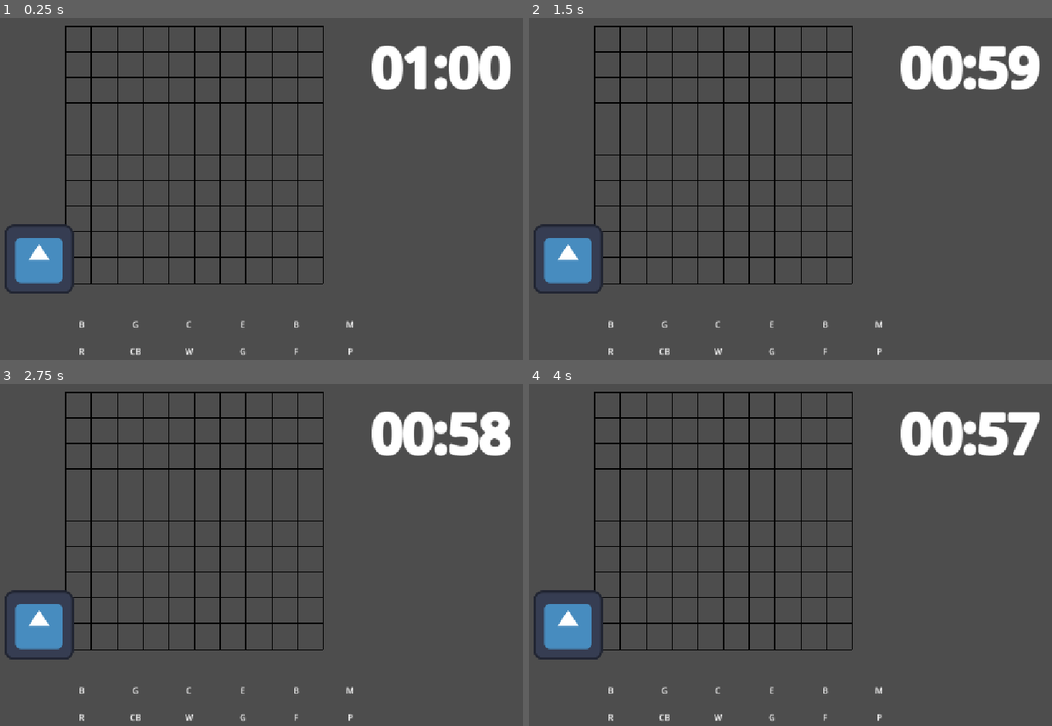
Above: before the commit, frames 1-4 (two rows, left to right).
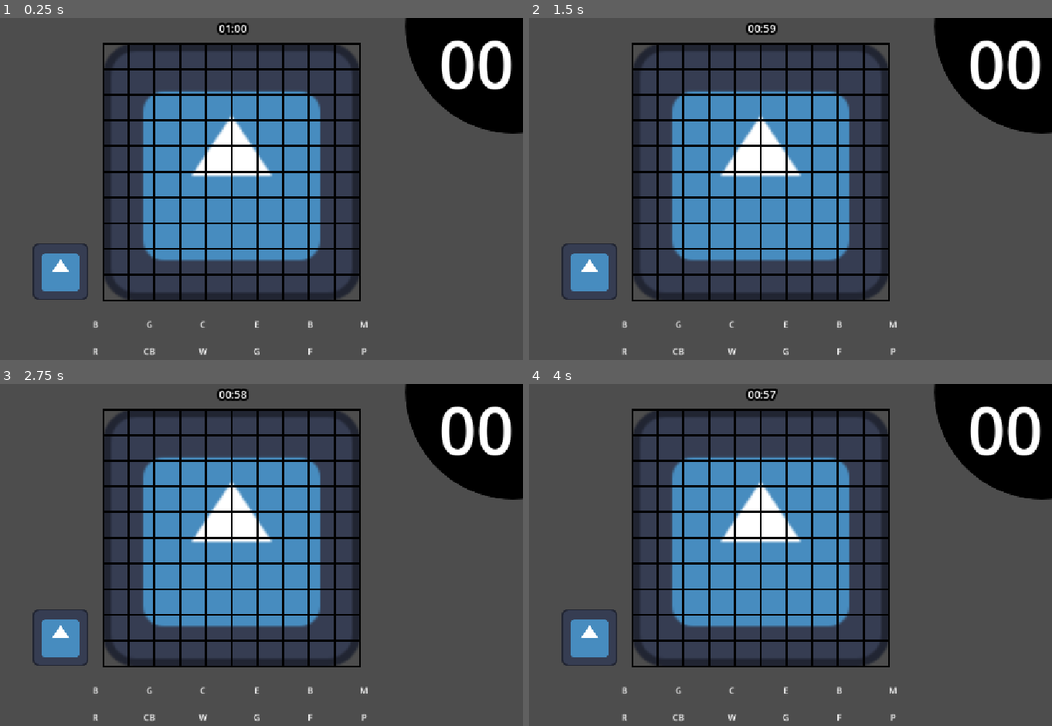
Above: after the commit, the same moments.

Repository: milkeotothemoon/GMTK-26---Boys-at-the-Back
Game: Godot game, scene res://scenes/levels/Level0.tscn
The game is run twice, just before and just after one commit, with the same random seed, the same clock (stepped at 60 frames per second) and the same inputs. This scene is started directly instead of the project's main scene. The engine's default icon, where the game draws it, is replaced by a stand-in: a white triangle on a blue panel in a dark square.
Inputs (mouse positions are in pixels of both pictures, inside the frame that each line leads up to):
- Up to frame 1 (0.25 s): no input
- Up to frame 2 (1.5 s): tap Enter at 0.5 s; drag from (612, 322) to (769, 322) at 0.52 s; drag from (664, 322) to (827, 322) at 1.27 s
- Up to frame 3 (2.75 s): tap Space at 2 s; move the mouse to (188, 688) at 2.02 s; click (188, 688) at 2.17 s
- Up to frame 4 (4 s): tap Enter at 2.75 s; drag from (769, 688) to (612, 715) at 2.77 s; tap Space at 3.5 s; drag from (827, 688) to (612, 715) at 3.52 s

The runs differ from the first frame. In frame 1, 34% of the frame differs, in the area x 0-100%, y 0-99%; in frame 2, 35%; in frame 3, 35%; in frame 4, 35%.

Commit message:
revamped level0 to test layout and format of levels for level1-5, alongside configuring scripts to add visuals

Diff:
--- a/resources/level_configs/level0_config.tres
+++ b/resources/level_configs/level0_config.tres
@@ -1,3 +1,6 @@
-[gd_resource type="Resource" format=3 uid="uid://duxvsouvyg06b"]
+[gd_resource type="Resource" script_class="LevelConfig" format=3 uid="uid://duxvsouvyg06b"]
+
+[ext_resource type="Script" uid="uid://dq3jclhw1sg8i" path="res://scripts/resources/level_config.gd" id="1_r4n7j"]
 
 [resource]
+script = ExtResource("1_r4n7j")
--- a/resources/level_configs/level1_config.tres
+++ b/resources/level_configs/level1_config.tres
@@ -1,3 +1,6 @@
-[gd_resource type="Resource" format=3 uid="uid://bqr5rpfuugjby"]
+[gd_resource type="Resource" script_class="LevelConfig" format=3 uid="uid://bqr5rpfuugjby"]
+
+[ext_resource type="Script" uid="uid://dq3jclhw1sg8i" path="res://scripts/resources/level_config.gd" id="1_ix3ej"]
 
 [resource]
+script = ExtResource("1_ix3ej")
--- a/resources/level_configs/level2_config.tres
+++ b/resources/level_configs/level2_config.tres
@@ -1,3 +1,6 @@
-[gd_resource type="Resource" format=3 uid="uid://rcssh540nyy6"]
+[gd_resource type="Resource" script_class="LevelConfig" format=3 uid="uid://rcssh540nyy6"]
+
+[ext_resource type="Script" uid="uid://dq3jclhw1sg8i" path="res://scripts/resources/level_config.gd" id="1_srgob"]
 
 [resource]
+script = ExtResource("1_srgob")
--- a/resources/level_configs/level3_config.tres
+++ b/resources/level_configs/level3_config.tres
@@ -1,3 +1,6 @@
-[gd_resource type="Resource" format=3 uid="uid://b6b2tp5d8gpfj"]
+[gd_resource type="Resource" script_class="LevelConfig" format=3 uid="uid://b6b2tp5d8gpfj"]
+
+[ext_resource type="Script" uid="uid://dq3jclhw1sg8i" path="res://scripts/resources/level_config.gd" id="1_5qkjw"]
 
 [resource]
+script = ExtResource("1_5qkjw")
--- a/resources/level_configs/level4_config.tres
+++ b/resources/level_configs/level4_config.tres
@@ -1,3 +1,6 @@
-[gd_resource type="Resource" format=3 uid="uid://cxhcmn2xvtmkt"]
+[gd_resource type="Resource" script_class="LevelConfig" format=3 uid="uid://cxhcmn2xvtmkt"]
+
+[ext_resource type="Script" uid="uid://dq3jclhw1sg8i" path="res://scripts/resources/level_config.gd" id="1_qa0dy"]
 
 [resource]
+script = ExtResource("1_qa0dy")
--- a/resources/level_configs/level5_config.tres
+++ b/resources/level_configs/level5_config.tres
@@ -1,3 +1,6 @@
-[gd_resource type="Resource" format=3 uid="uid://cgkpuyrxx4bun"]
+[gd_resource type="Resource" script_class="LevelConfig" format=3 uid="uid://cgkpuyrxx4bun"]
+
+[ext_resource type="Script" uid="uid://dq3jclhw1sg8i" path="res://scripts/resources/level_config.gd" id="1_lc2rs"]
 
 [resource]
+script = ExtResource("1_lc2rs")
--- a/scenes/gameplay/BuildSpace.tscn
+++ b/scenes/gameplay/BuildSpace.tscn
@@ -1,13 +1,21 @@
 [gd_scene format=3 uid="uid://dj4pr3ftuubh4"]
 
 [ext_resource type="Script" uid="uid://dh7h8s2b3mly5" path="res://scripts/gameplay/build_space_view.gd" id="1_4f4mk"]
+[ext_resource type="Texture2D" uid="uid://cef26xd1577m8" path="res://icon.svg" id="2_2bb0f"]
+[ext_resource type="Script" uid="uid://dxhj6lpsr2ttj" path="res://scripts/gameplay/grid_visual.gd" id="2_ky76c"]
 
 [node name="BuildSpace" type="Node2D" unique_id=1416657170]
 script = ExtResource("1_4f4mk")
 
+[node name="TextureRect" type="TextureRect" parent="." unique_id=1273156104]
+offset_right = 480.0
+offset_bottom = 480.0
+texture = ExtResource("2_2bb0f")
+
 [node name="GridContainer" type="GridContainer" parent="." unique_id=817833220]
 offset_right = 500.0
 offset_bottom = 500.0
+script = ExtResource("2_ky76c")
 
 [node name="PlacedItems" type="Node2D" parent="." unique_id=228289201 groups=["placed_items_container"]]
 
--- a/scenes/levels/Level0.tscn
+++ b/scenes/levels/Level0.tscn
@@ -6,30 +6,61 @@
 [ext_resource type="PackedScene" uid="uid://cj7fvg2qu47rt" path="res://scenes/player/Player.tscn" id="3_player"]
 
 [sub_resource type="LabelSettings" id="LabelSettings_0l7rd"]
-font_size = 101
+font_size = 20
 outline_size = 18
+outline_color = Color(0.0035191667, 0.0035191681, 0.0035191672, 1)
+
+[sub_resource type="StyleBoxFlat" id="StyleBoxFlat_75xeh"]
+bg_color = Color(0, 0, 0, 1)
+corner_radius_top_left = 200
+corner_radius_top_right = 200
+corner_radius_bottom_right = 200
+corner_radius_bottom_left = 200
+corner_detail = 20
+
+[sub_resource type="LabelSettings" id="LabelSettings_75xeh"]
+font_size = 123
 
 [node name="Level0" type="Node2D" unique_id=250843063]
 script = ExtResource("1_qcr8a")
 
 [node name="Inventory" parent="." unique_id=653123002 instance=ExtResource("2_inventory")]
-position = Vector2(310, 550)
+position = Vector2(336, 550)
 
 [node name="BuildSpace" parent="." unique_id=1416657170 instance=ExtResource("1_xh834")]
-position = Vector2(300, 15)
+position = Vector2(369, 47)
 
 [node name="Player" parent="." unique_id=1845645343 instance=ExtResource("3_player")]
-position = Vector2(250, 450)
+position = Vector2(290, 473)
 
 [node name="Timer" type="Timer" parent="." unique_id=846573383]
 
 [node name="TimerLabel" type="Label" parent="." unique_id=1048577364]
-offset_left = 870.0
-offset_top = 16.0
-offset_right = 1107.0
-offset_bottom = 165.0
+offset_left = 570.0
+offset_top = -3.0
+offset_right = 653.0
+offset_bottom = 42.0
 size_flags_horizontal = 4
 text = "1:00"
 label_settings = SubResource("LabelSettings_0l7rd")
 horizontal_alignment = 1
 vertical_alignment = 1
+
+[node name="Panel" type="Panel" parent="." unique_id=2058796264]
+offset_left = 933.0
+offset_top = -185.0
+offset_right = 1333.0
+offset_bottom = 215.0
+size_flags_stretch_ratio = 0.0
+theme_override_styles/panel = SubResource("StyleBoxFlat_75xeh")
+
+[node name="LevelLabel" type="Label" parent="Panel" unique_id=1346164908]
+layout_mode = 0
+offset_left = 53.0
+offset_top = 185.0
+offset_right = 212.0
+offset_bottom = 354.0
+text = "##"
+label_settings = SubResource("LabelSettings_75xeh")
+horizontal_alignment = 1
+vertical_alignment = 1
--- a/scenes/player/Player.tscn
+++ b/scenes/player/Player.tscn
@@ -15,14 +15,16 @@
 }]
 
 [sub_resource type="CapsuleShape2D" id="CapsuleShape2D_o8nba"]
-radius = 65.0
-height = 154.0
+radius = 46.0
+height = 98.0
 
 [node name="Player" type="CharacterBody2D" unique_id=1845645343]
 script = ExtResource("1_gfjak")
 
 [node name="AnimatedSprite2D" type="AnimatedSprite2D" parent="." unique_id=1675163017]
+scale = Vector2(0.8125, 0.83984375)
 sprite_frames = SubResource("SpriteFrames_75xeh")
 
 [node name="CollisionShape2D" type="CollisionShape2D" parent="." unique_id=1309464553]
+position = Vector2(-1, -1)
 shape = SubResource("CapsuleShape2D_o8nba")
--- a/scripts/gameplay/build_phase.gd
+++ b/scripts/gameplay/build_phase.gd
@@ -4,8 +4,10 @@
 
 @onready var timer: Timer = $Timer
 @onready var timer_label: Label = $TimerLabel
+@onready var level_label: Label = $Panel/LevelLabel
 
 func _ready() -> void:
+	level_label.text = "%02d" % GameState.current_level_index
 	start_build_phase()
 
 func start_build_phase() -> void:
--- a/scripts/gameplay/build_space_view.gd
+++ b/scripts/gameplay/build_space_view.gd
@@ -4,8 +4,7 @@
 var _has_highlight: bool = false
 
 func _ready() -> void:
-	add_to_group("build_space_view")
-	queue_redraw()
+	pass
 
 func highlight_cell(cell: Vector2i) -> void:
 	_highlighted_cell = cell
--- /dev/null
+++ b/scripts/gameplay/grid_visual.gd
@@ -0,0 +1,40 @@
+extends GridContainer
+
+var _cells: Array[Panel] = []
+var _base_style: StyleBoxFlat
+var _hover_style: StyleBoxFlat
+
+func _ready() -> void:
+	add_to_group("build_space_view")
+	columns = BuildSpace.GRID_WIDTH
+	add_theme_constant_override("h_separation", 0)
+	add_theme_constant_override("v_separation", 0)
+
+	_base_style = StyleBoxFlat.new()
+	_base_style.bg_color = Color(0, 0, 0, 0)
+	_base_style.border_width_left = 2
+	_base_style.border_width_top = 2
+	_base_style.border_width_right = 2
+	_base_style.border_width_bottom = 2
+	_base_style.border_color = Color.BLACK
+
+	_hover_style = _base_style.duplicate()
+	_hover_style.bg_color = Color(0.5, 0.5, 0.5, 0.5)
+
+	for i in range(BuildSpace.GRID_WIDTH * BuildSpace.GRID_HEIGHT):
+		var cell := Panel.new()
+		cell.custom_minimum_size = Vector2(BuildSpace.CELL_SIZE, BuildSpace.CELL_SIZE)
+		cell.mouse_filter = Control.MOUSE_FILTER_IGNORE
+		cell.add_theme_stylebox_override("panel", _base_style)
+		add_child(cell)
+		_cells.append(cell)
+
+func highlight_cell(cell: Vector2i) -> void:
+	clear_highlight()
+	var index := cell.y * BuildSpace.GRID_WIDTH + cell.x
+	if index >= 0 and index < _cells.size():
+		_cells[index].add_theme_stylebox_override("panel", _hover_style)
+
+func clear_highlight() -> void:
+	for cell in _cells:
+		cell.add_theme_stylebox_override("panel", _base_style)
--- a/scripts/gameplay/inventory_slot.gd
+++ b/scripts/gameplay/inventory_slot.gd
@@ -3,14 +3,17 @@
 
 @export var item_scene: PackedScene
 @export var item_label: String = ""
+@export var is_locked: bool = false
 
 func _ready() -> void:
 	var lbl := get_node_or_null("Label")
 	if lbl:
 		lbl.text = _get_initials(item_label)
+	if is_locked:
+		modulate = Color(0.45, 0.45, 0.45, 0.6)
 
 func _on_input_event(_viewport: Node, event: InputEvent, _shape_idx: int) -> void:
-	if GameState.is_build_locked:
+	if is_locked or GameState.is_build_locked:
 		return
 	if event is InputEventMouseButton and event.pressed and event.button_index == MOUSE_BUTTON_LEFT:
 		_spawn_and_start_drag()
@@ -19,10 +22,20 @@
 	if item_scene == null:
 		push_warning("InventorySlot '%s' has no item_scene assigned." % name)
 		return
+
 	var container := get_tree().get_first_node_in_group("placed_items_container")
 	if container == null:
 		push_warning("No PlacedItems container found.")
 		return
+
+	var cap := 999
+	if LevelData.active_config != null:
+		cap = LevelData.active_config.item_cap
+
+	if container.get_child_count() >= cap:
+		push_warning("Item cap reached (%d/%d) — can't place more this level." % [container.get_child_count(), cap])
+		return
+
 	var spawned: BaseItem = item_scene.instantiate()
 	container.add_child(spawned)
 	spawned.global_position = get_global_mouse_position()
--- a/scripts/items/base_item.gd
+++ b/scripts/items/base_item.gd
@@ -19,28 +19,27 @@
 func _process(_delta: float) -> void:
 	if not _dragging:
 		return
-	var mouse_pos := get_global_mouse_position()
-	var cell := BuildSpace.world_to_grid(mouse_pos)
+	var parent := get_parent() as Node2D
+	var local_mouse := parent.to_local(get_global_mouse_position())
+	var cell := BuildSpace.world_to_grid(local_mouse)
 	var view := get_tree().get_first_node_in_group("build_space_view")
 	if BuildSpace.is_valid_cell(cell):
-		global_position = BuildSpace.grid_to_world(cell) + Vector2(BuildSpace.CELL_SIZE, BuildSpace.CELL_SIZE) / 2.0
+		position = BuildSpace.grid_to_world(cell) + Vector2(BuildSpace.CELL_SIZE, BuildSpace.CELL_SIZE) / 2.0
 		if view:
 			view.highlight_cell(cell)
 	else:
-		global_position = mouse_pos
+		position = local_mouse
 		if view:
 			view.clear_highlight()
 
 func _try_drop() -> void:
-	var cell := BuildSpace.world_to_grid(global_position)
+	var cell := BuildSpace.world_to_grid(position)
 	if BuildSpace.is_valid_cell(cell):
 		place(cell)
 		_dragging = false
 		var view := get_tree().get_first_node_in_group("build_space_view")
 		if view:
 			view.clear_highlight()
-	# if not over the grid, nothing happens — stays attached to the mouse.
-	# this is what makes it "drop only on the BuildSpace"
 
 func place(cell: Vector2i) -> void:
 	grid_position = cell
--- /dev/null
+++ b/scripts/resources/level_config.gd
@@ -0,0 +1,8 @@
+extends Resource
+class_name LevelConfig
+
+@export var item_cap: int = 12
+@export var allowed_item_ids: Array[String] = []
+@export var star1_threshold_db: float = 60.0
+@export var star3_threshold_db: float = 100.0
+@export var uses_lever: bool = true
Not shown, added: scripts/gameplay/grid_visual.gd.uid
Not shown, added: scripts/resources/level_config.gd.uid
